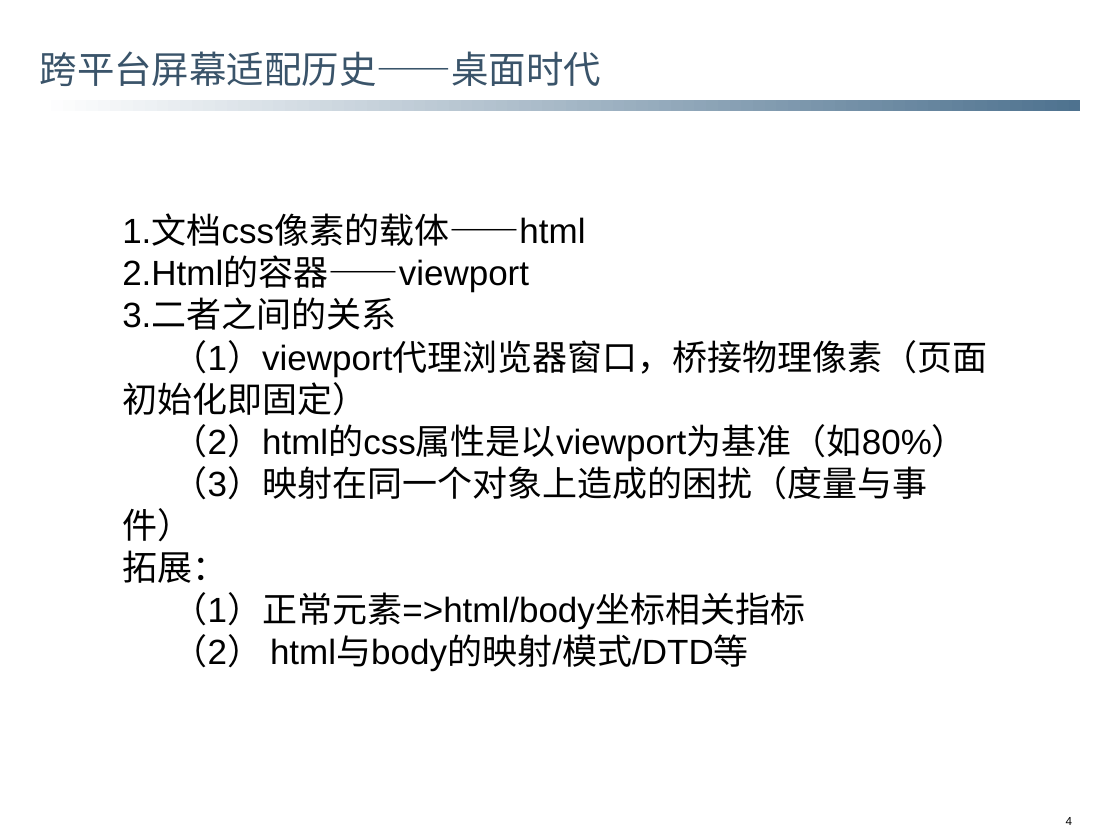
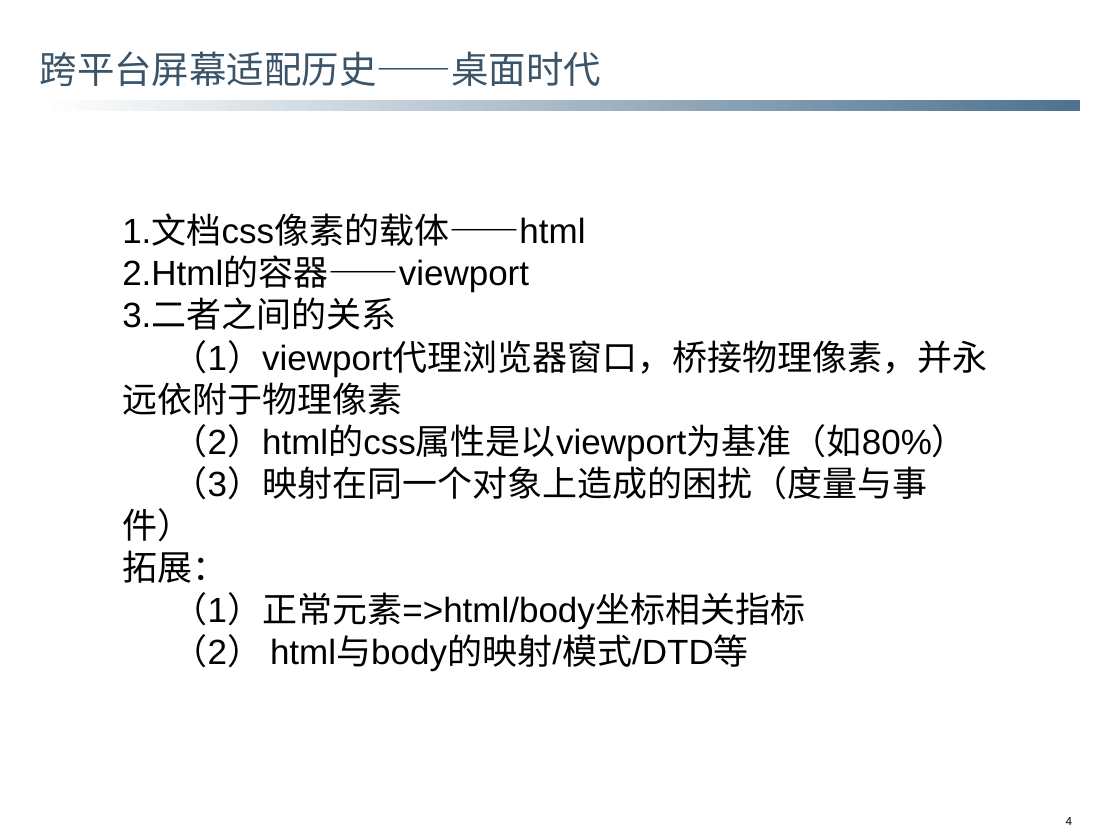
Before and after one commit to snailDu/blog, a slide deck: slide 4 of 技术分享/跨平台屏幕适配原理.pptx. Drawn at 1120x840 pixels with LibreOffice and Linux fonts; fonts in the diff are those of the drawing; background and template pictures are left out. Boxes give left, top, right and bottom in pixels: in the first picture for what was removed or moved away, otherwise in the second. Text is boxed around its words. In the diff, an @@ line names an element or a change of style, - is before the commit and + after.

```diff
--- a/技术分享/跨平台屏幕适配原理.pptx
+++ b/技术分享/跨平台屏幕适配原理.pptx
@@ text at (122, 340, 988, 415): text changed @@
-（1）viewport代理浏览器窗口，桥接物理像素（页面初始化即固定）
+（1）viewport代理浏览器窗口，桥接物理像素，并永远依附于物理像素
```
Also in this commit, not shown: 1 other slide changed, 1 other file.
